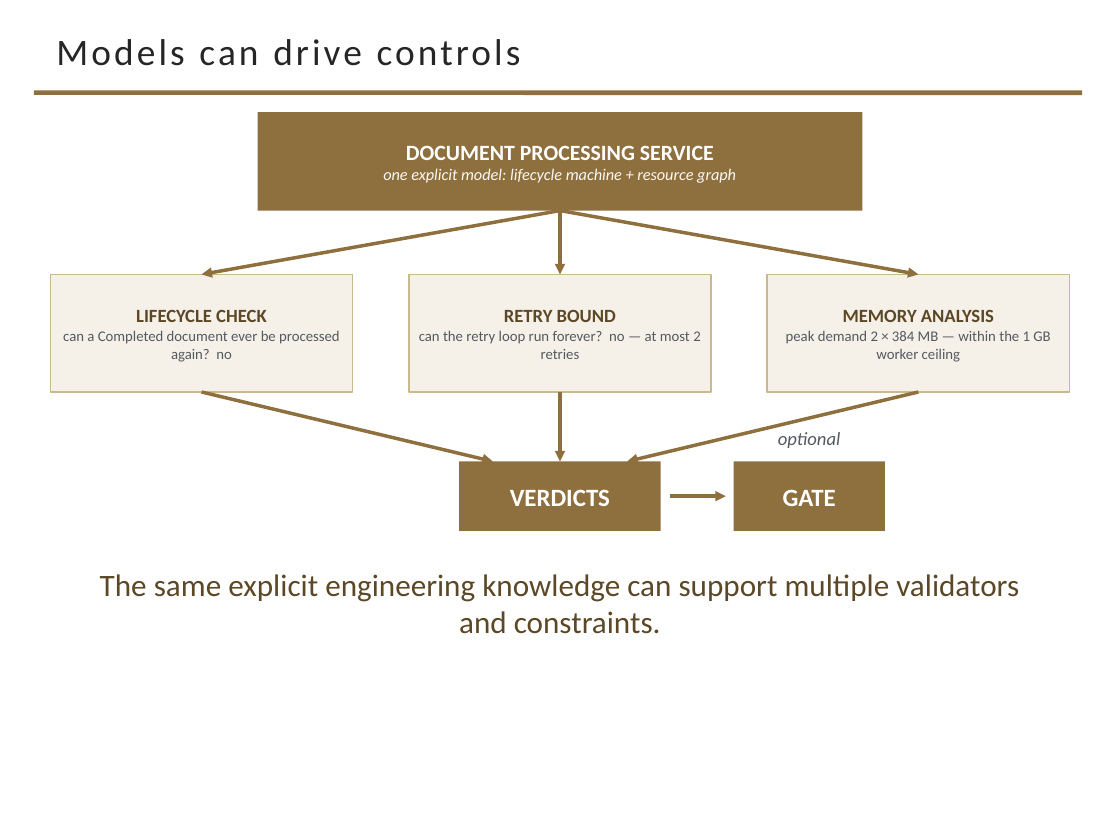
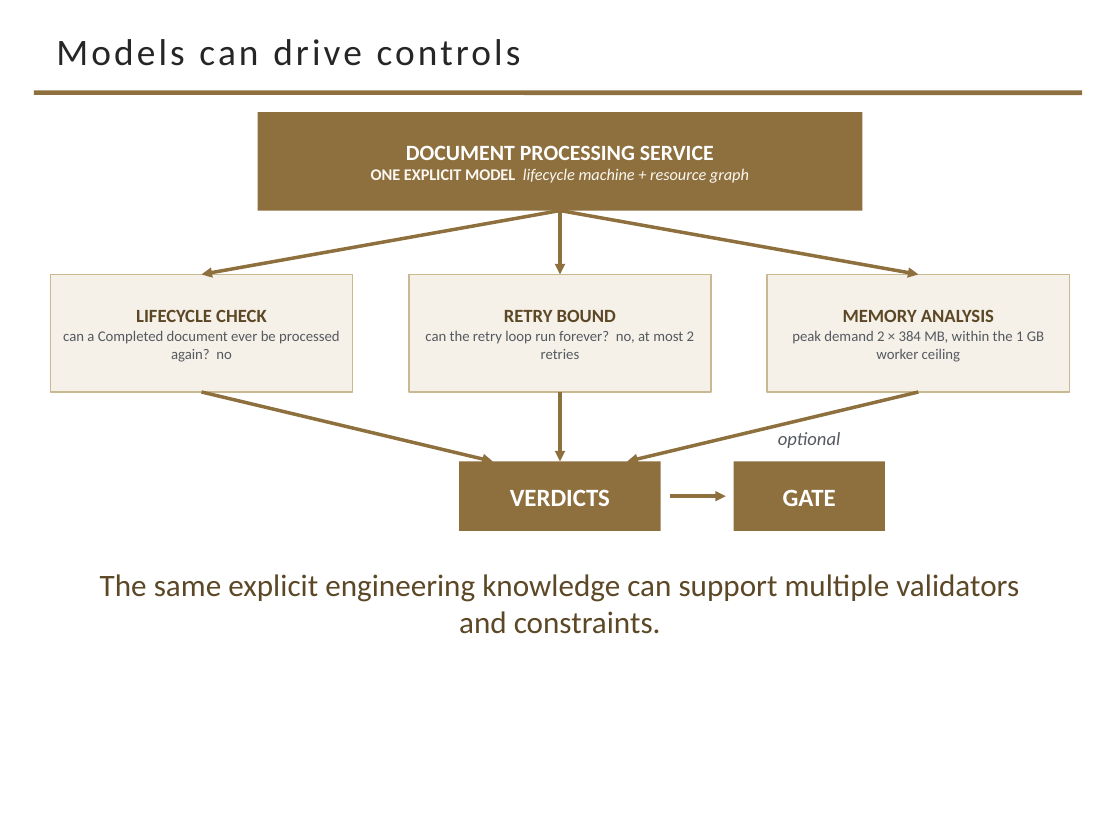
Before and after one commit to davisjam/model-based-agentic-software-engineering, a slide deck: slide 30 of course/lectures/act-2-delegation-and-control/03-alignment/2-3-Alignment.pptx. Drawn at 1120x840 pixels with LibreOffice and Linux fonts; fonts in the diff are those of the drawing; background and template pictures are left out. Boxes give left, top, right and bottom in pixels: in the first picture for what was removed or moved away, otherwise in the second. Text is boxed around its words. In the diff, an @@ line names an element or a change of style, - is before the commit and + after.

```diff
--- a/course/lectures/act-2-delegation-and-control/03-alignment/2-3-Alignment.pptx
+++ b/course/lectures/act-2-delegation-and-control/03-alignment/2-3-Alignment.pptx
@@ text in rectangle at [371, 168, 749, 183]: text changed @@
-one explicit model: lifecycle machine + resource graph
+ONE EXPLICIT MODEL lifecycle machine + resource graph
@@ text in rectangle at [425, 331, 694, 359]: text changed @@
-can the retry loop run forever? no — at most 2 retries
+can the retry loop run forever? no, at most 2 retries
@@ text in rectangle at [792, 330, 1044, 362]: text changed @@
-peak demand 2 × 384 MB — within the 1 GB worker ceiling
+peak demand 2 × 384 MB, within the 1 GB worker ceiling
```
Also in this commit, not shown: 10 other slides changed.
